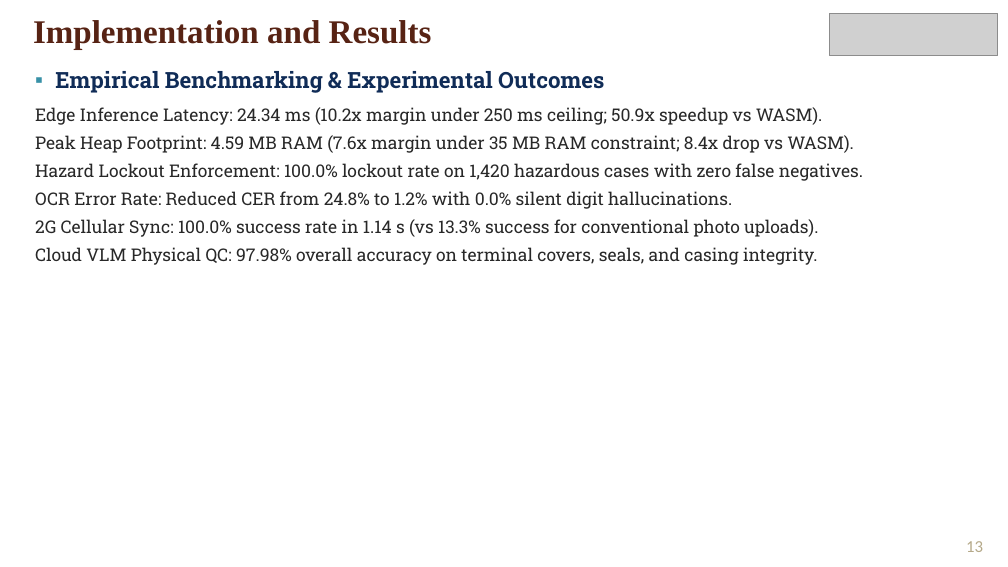
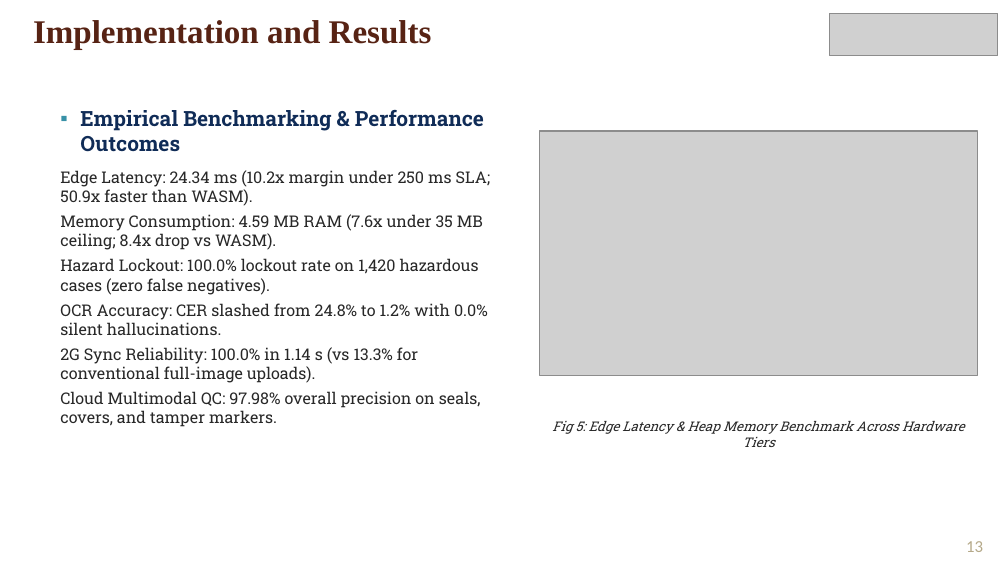
Before and after one commit to frankmathewsajan/psychic-spark, a slide deck: slide 13 of docs/presentation/Capstone_Final_Review_Presentation.pptx. Drawn at 1008x567 pixels with LibreOffice and Linux fonts; fonts in the diff are those of the drawing; grey boxes stand for pictures; background and template pictures are left out. Boxes give left, top, right and bottom in pixels: in the first picture for what was removed or moved away, otherwise in the second. Text is boxed around its words. In the diff, an @@ line names an element or a change of style, - is before the commit and + after.

Commit message:
docs: enrich presentation with diagrams and tables, add photo to report biodata, and substantiate AWS OPEX metrics

```diff
--- a/docs/presentation/Capstone_Final_Review_Presentation.pptx
+++ b/docs/presentation/Capstone_Final_Review_Presentation.pptx
@@ text at box(60, 110, 491, 427): text changed; size 12.5 to 11.5 pt @@
-▪ Empirical Benchmarking & Experimental Outcomes
-Edge Inference Latency: 24.34 ms (10.2x margin under 250 ms ceiling; 50.9x speedup vs WASM).
-Peak Heap Footprint: 4.59 MB RAM (7.6x margin under 35 MB RAM constraint; 8.4x drop vs WASM).
-Hazard Lockout Enforcement: 100.0% lockout rate on 1,420 hazardous cases with zero false negatives.
-OCR Error Rate: Reduced CER from 24.8% to 1.2% with 0.0% silent digit hallucinations.
-2G Cellular Sync: 100.0% success rate in 1.14 s (vs 13.3% success for conventional photo uploads).
-Cloud VLM Physical QC: 97.98% overall accuracy on terminal covers, seals, and casing integrity.
+▪ Empirical Benchmarking & Performance Outcomes
+Edge Latency: 24.34 ms (10.2x margin under 250 ms SLA; 50.9x faster than WASM).
+Memory Consumption: 4.59 MB RAM (7.6x under 35 MB ceiling; 8.4x drop vs WASM).
+Hazard Lockout: 100.0% lockout rate on 1,420 hazardous cases (zero false negatives).
+OCR Accuracy: CER slashed from 24.8% to 1.2% with 0.0% silent hallucinations.
+2G Sync Reliability: 100.0% in 1.14 s (vs 13.3% for conventional full-image uploads).
+Cloud Multimodal QC: 97.98% overall precision on seals, covers, and tamper markers.
@@ picture added at box(539, 131, 978, 375) @@
@@ text added at box(552, 421, 964, 447), 9.5 pt, text #282828, italic @@
+Fig 5: Edge Latency & Heap Memory Benchmark Across Hardware Tiers
```
Also in this commit, not shown: 5 other slides changed, 4 other files.
